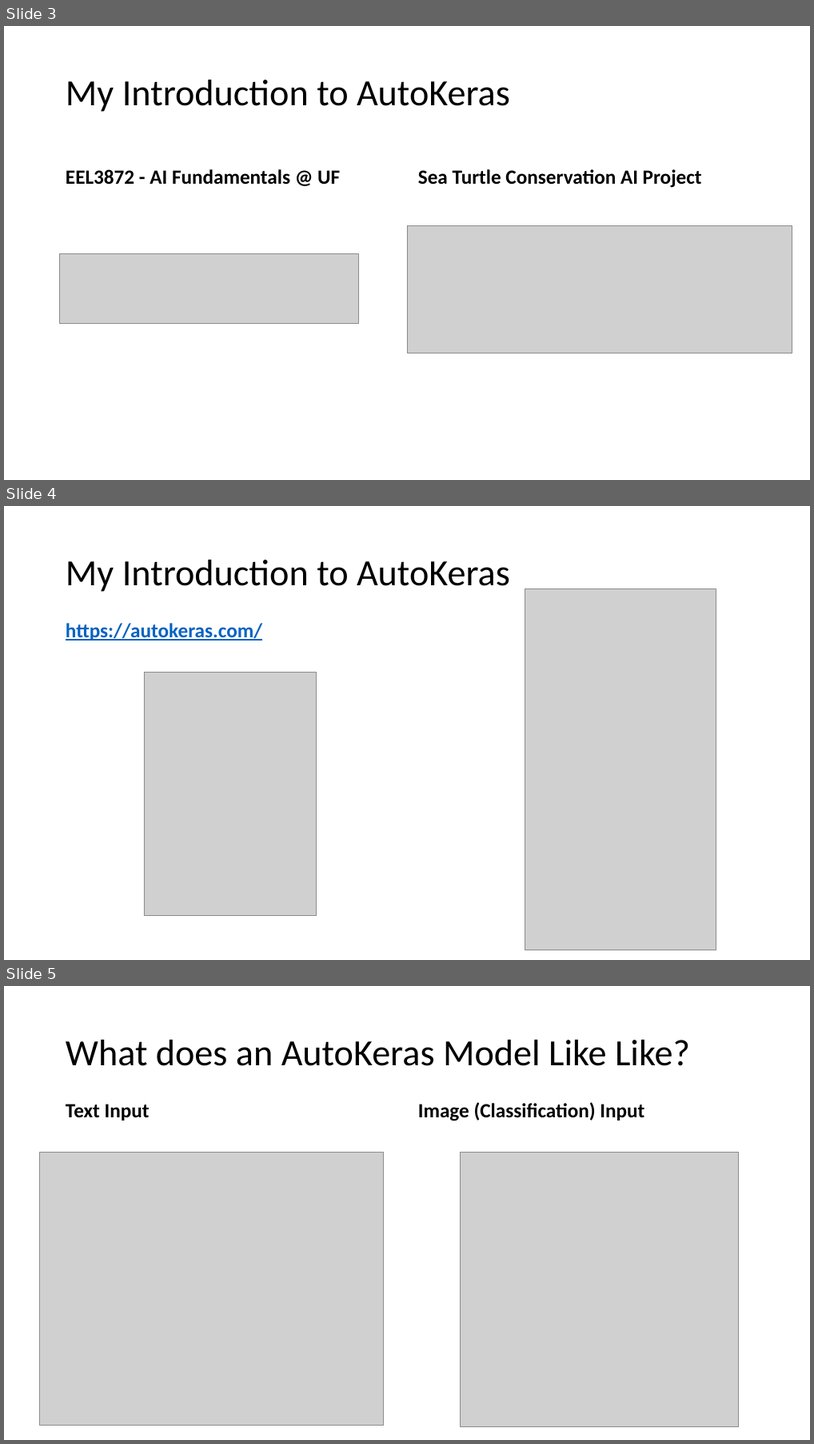
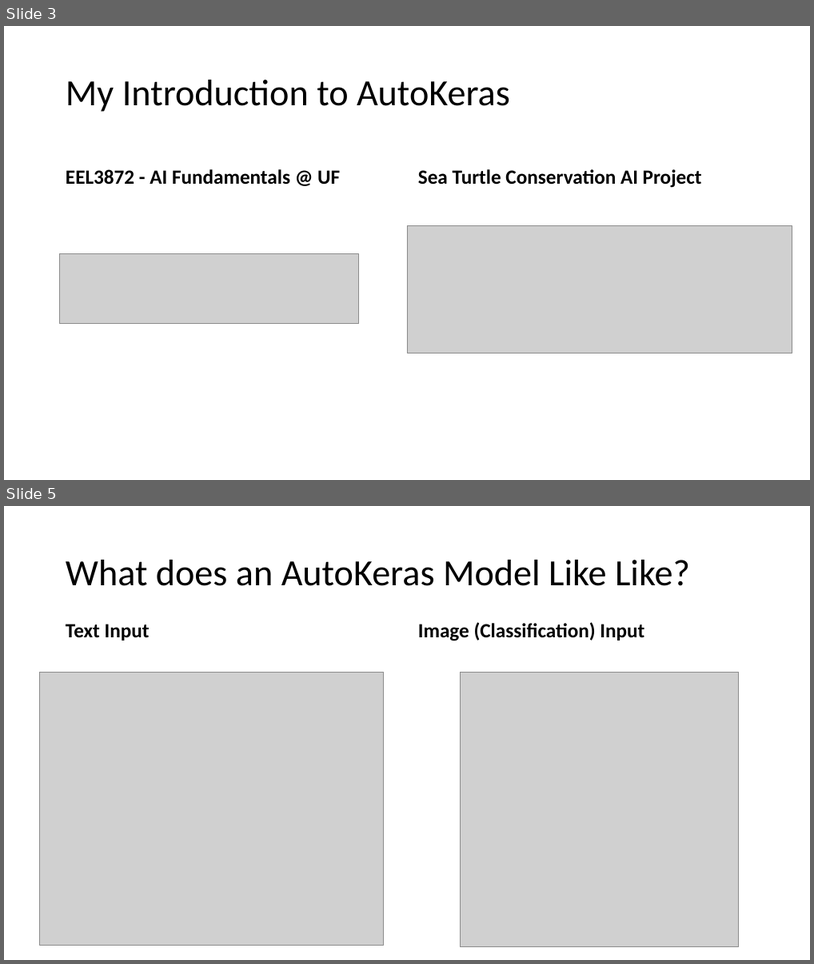
Before and after one commit to AdamWojtul28/Moffitt-Data-Analysis, a slide deck: Presentations/AutoKeras_Demo.pptx. Shown one above the other, each under a label of ours: slides 3, 4 and 5 before the commit, slides 3 and 5 after it; the slides between them are not shown. The pictures are 814x1444 and 814x964 pixels, drawn with LibreOffice and Linux fonts; fonts in the diff are those of the drawing; grey boxes stand for pictures; background and template pictures are left out. Boxes give left, top, right and bottom in pixels: in the first picture for what was removed or moved away, otherwise in the second. Text is boxed around its words. In the diff, an @@ line names an element or a change of style, - is before the commit and + after.

Commit message:
Updated AutoKeras Demo

```diff
--- a/Presentations/AutoKeras_Demo.pptx
+++ b/Presentations/AutoKeras_Demo.pptx
@@ slide 4 removed at box(4, 506, 810, 960), background picture (left out) @@
@@ title removed at box(66, 560, 510, 592) @@
-My Introduction to AutoKeras
@@ picture removed at box(526, 589, 718, 950) @@
@@ text removed at box(66, 623, 262, 640) @@
-https://autokeras.com/
@@ picture removed at box(144, 672, 316, 916) @@
```
Also in this commit, not shown: 4 slides changed, 5 slides added, 1 other file.
